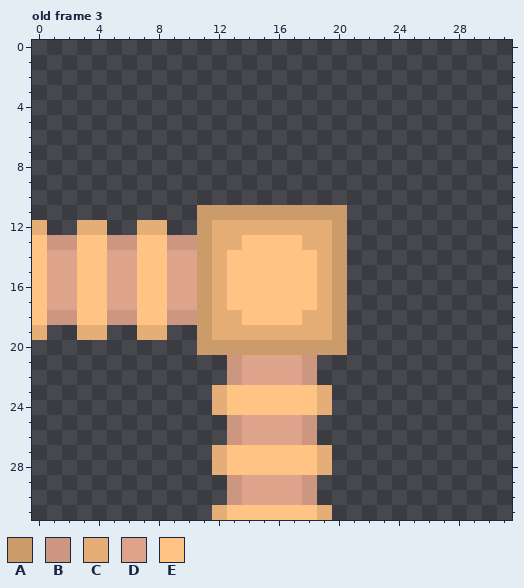
Two versions of one pixel-art file, assets/images/tiles/tiles.aseprite. That is the earlier state.
32x32 pixels, 4 frames. Pixels under 10% opacity are left out. Shown: old frame 3. The commit also changed other frames, which this record leaves out.
Palette (. is transparent): A #cc9b6a  B #cc9681  C #e6ae77  D #dea38b  E #ffc384
Pixels before, old frame 3, first column x 0:
11 ...........AAAAAAAAAA
12 C..CC..CC..ACCCCCCCCA
13 EBBEEBBEEBBACCEEEECCA
14 EDDEEDDEEDDACEEEEEECA
15 EDDEEDDEEDDACEEEEEECA
16 EDDEEDDEEDDACEEEEEECA
17 EDDEEDDEEDDACEEEEEECA
18 EBBEEBBEEBBACCEEEECCA
19 C..CC..CC..ACCCCCCCCA
20 ...........AAAAAAAAAA
21 .............BDDDDB..
22 .............BDDDDB..
23 ............CEEEEEEC.
24 ............CEEEEEEC.
25 .............BDDDDB..
26 .............BDDDDB..
27 ............CEEEEEEC.
28 ............CEEEEEEC.
29 .............BDDDDB..
30 .............BDDDDB..
31 ............CEEEEEEC.
Now the later version:
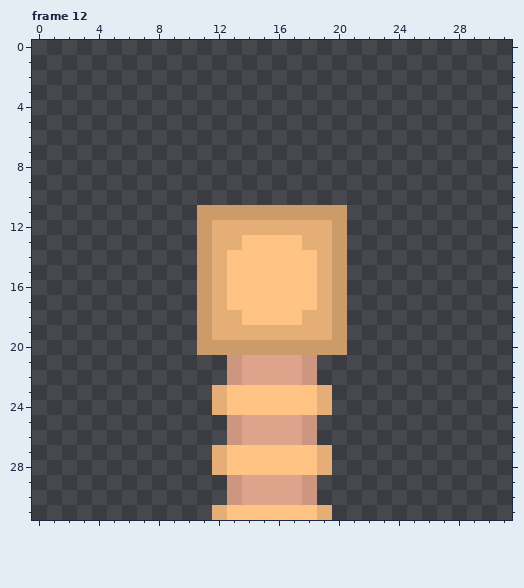
A new or re-ordered frame is compared with the old frame closest to it.
The exact change:
{"change": "frames 4 -> 34"}
{"where": "frame 12 is new; against old frame 3"}
{"frame":12,"y":12,"x":0,"old":"C","new":"."}
{"frame":12,"y":12,"x":3,"old":"CC","new":".."}
{"frame":12,"y":12,"x":7,"old":"CC","new":".."}
{"frame":12,"y":13,"x":0,"old":"EBBEEBBEEBB","new":"..........."}
{"frame":12,"y":14,"x":0,"old":"EDDEEDDEEDD","new":"..........."}
{"frame":12,"y":15,"x":0,"old":"EDDEEDDEEDD","new":"..........."}
{"frame":12,"y":16,"x":0,"old":"EDDEEDDEEDD","new":"..........."}
{"frame":12,"y":17,"x":0,"old":"EDDEEDDEEDD","new":"..........."}
{"frame":12,"y":18,"x":0,"old":"EBBEEBBEEBB","new":"..........."}
{"frame":12,"y":19,"x":0,"old":"C","new":"."}
{"frame":12,"y":19,"x":3,"old":"CC","new":".."}
{"frame":12,"y":19,"x":7,"old":"CC","new":".."}
{"label":"erased","picture_box":[32,220,197,340]}
